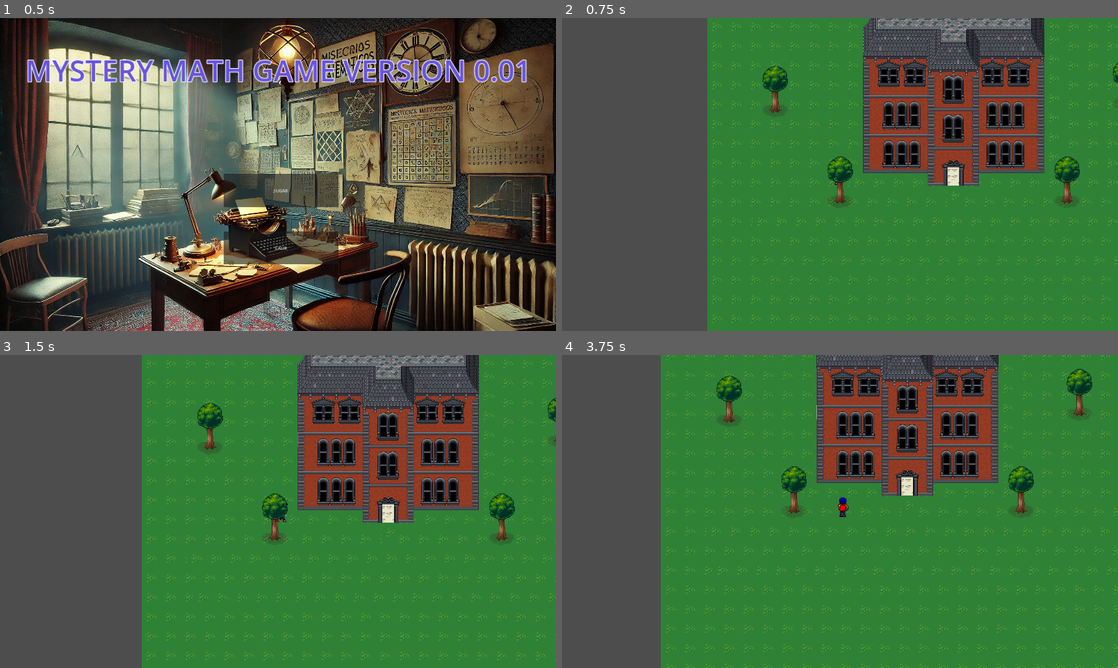
Above: before the commit, frames 1-4 (two rows, left to right).
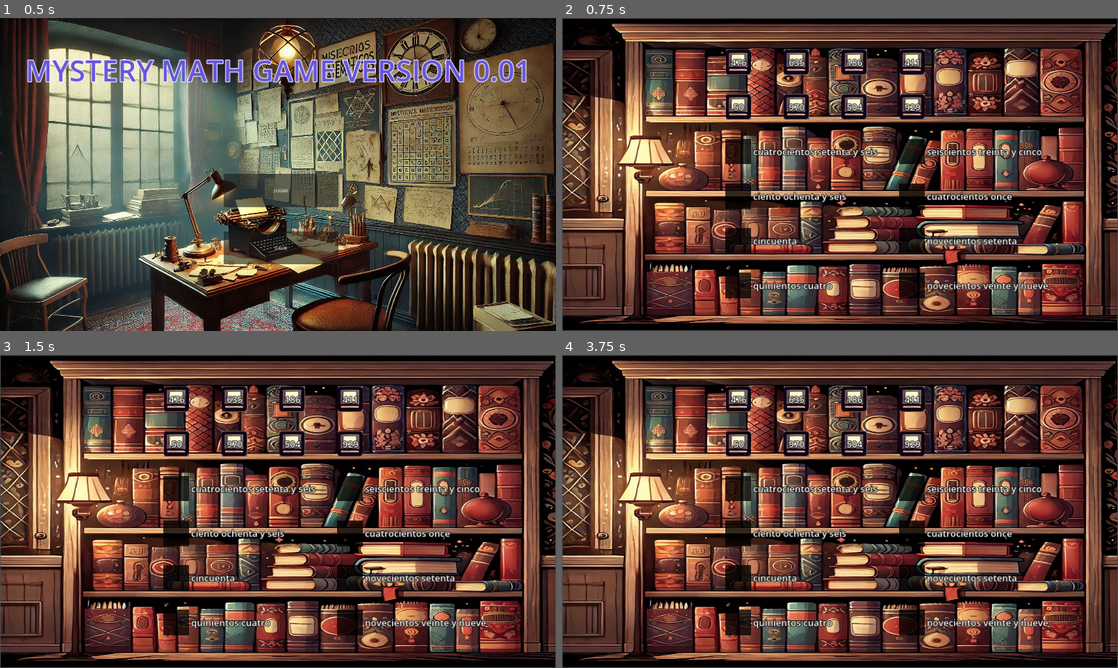
Above: after the commit, the same moments.

Repository: BurneoDanny/MysteryMathGame
Game: Godot game, scene res://scenes/menu.tscn
Two runs of this game, one before a commit and one after it. Both use one fixed random seed, a clock stepped at 60 frames per second and the inputs below.
Inputs (mouse positions are in pixels of both pictures, inside the frame that each line leads up to):
- Up to frame 1 (0.5 s): no input
- Up to frame 2 (0.75 s): click "JUGAR" at 0.5 s
- Up to frame 3 (1.5 s): tap Enter at 1.25 s; move the mouse to (400, 495) at 1.27 s; press the mouse at (400, 495) at 1.28 s; hold Right (ui_right) from 1.28 s (still down)
- Up to frame 4 (3.75 s): move the mouse to (728, 527) at 2.02 s; release Right (ui_right) at 2.03 s; release the mouse at (728, 527) at 2.03 s; hold Down (ui_down) 2.03-2.78 s; click (728, 527) at 2.1 s; move the mouse to (895, 442) at 2.77 s; press the mouse at (895, 442) at 2.78 s; hold Right (ui_right) 2.78-3.53 s; move the mouse to (812, 574) at 3.52 s; release the mouse at (812, 574) at 3.53 s; hold Up (ui_up) from 3.53 s (still down); click (812, 574) at 3.6 s

Frame 1 is identical in both runs. In frame 2, 98% of the frame differs, in the area x 0-100%, y 0-100%; in frame 3, 98%; in frame 4, 98%.

Commit message:
working on 3rd minigame

Diff:
--- a/scenes/library/thirdMiniGame/draggableObject.tscn
+++ b/scenes/library/thirdMiniGame/draggableObject.tscn
@@ -1,10 +1,15 @@
-[gd_scene load_steps=4 format=3 uid="uid://cmac4lfkilyyr"]
+[gd_scene load_steps=5 format=3 uid="uid://cmac4lfkilyyr"]
 
 [ext_resource type="Script" path="res://scripts/library/dragObject.gd" id="1_ftrv1"]
 [ext_resource type="Texture2D" uid="uid://c6d3ai0luxlsv" path="res://assets/biblioteca/matchbook/book_tileset.jpeg" id="1_mb8yn"]
 
 [sub_resource type="RectangleShape2D" id="RectangleShape2D_rc3ly"]
 size = Vector2(89, 88.5)
+
+[sub_resource type="LabelSettings" id="LabelSettings_dodp8"]
+font_size = 32
+outline_size = 8
+outline_color = Color(0, 0, 0, 1)
 
 [node name="draggableObject" type="Node2D"]
 z_index = 1
@@ -18,8 +23,16 @@
 [node name="Area2D" type="Area2D" parent="."]
 
 [node name="CollisionShape2D" type="CollisionShape2D" parent="Area2D"]
-position = Vector2(0, -0.25)
 shape = SubResource("RectangleShape2D_rc3ly")
+
+[node name="Label" type="Label" parent="."]
+offset_left = -36.0
+offset_top = -21.0
+offset_right = 37.0
+offset_bottom = 24.0
+label_settings = SubResource("LabelSettings_dodp8")
+horizontal_alignment = 1
+vertical_alignment = 1
 
 [connection signal="body_entered" from="Area2D" to="." method="_on_area_2d_body_entered"]
 [connection signal="body_exited" from="Area2D" to="." method="_on_area_2d_body_exited"]
--- a/scenes/library/thirdMiniGame/dropzone.tscn
+++ b/scenes/library/thirdMiniGame/dropzone.tscn
@@ -1,9 +1,14 @@
-[gd_scene load_steps=3 format=3 uid="uid://c2njlrdlcuycn"]
+[gd_scene load_steps=4 format=3 uid="uid://c2njlrdlcuycn"]
 
 [ext_resource type="Script" path="res://scripts/library/dropzone.gd" id="1_8vxxj"]
 
 [sub_resource type="RectangleShape2D" id="RectangleShape2D_qa154"]
 size = Vector2(88, 88)
+
+[sub_resource type="LabelSettings" id="LabelSettings_s382g"]
+font_size = 32
+outline_size = 8
+outline_color = Color(0, 0, 0, 1)
 
 [node name="StaticBody2D" type="StaticBody2D" groups=["dropzone"]]
 script = ExtResource("1_8vxxj")
@@ -13,8 +18,18 @@
 offset_top = -47.0
 offset_right = 43.0
 offset_bottom = 41.0
+color = Color(0, 0, 0, 0.772549)
 
 [node name="CollisionShape2D" type="CollisionShape2D" parent="."]
 position = Vector2(-1, -3)
 shape = SubResource("RectangleShape2D_qa154")
 debug_color = Color(0.891248, 0.198822, 0.63841, 0.42)
+
+[node name="Label" type="Label" parent="."]
+offset_left = 50.0
+offset_top = -25.0
+offset_right = 123.0
+offset_bottom = 20.0
+label_settings = SubResource("LabelSettings_s382g")
+horizontal_alignment = 1
+vertical_alignment = 1
--- a/scenes/library/thirdMiniGame/minigame.tscn
+++ b/scenes/library/thirdMiniGame/minigame.tscn
@@ -11,18 +11,35 @@
 scale = Vector2(1.87109, 1.04785)
 texture = ExtResource("1_ppylg")
 
-[node name="BooksGrid" type="GridContainer" parent="."]
-offset_left = -736.0
-offset_top = -475.0
-offset_right = 839.0
-offset_bottom = -175.0
+[node name="Control" type="Control" parent="."]
+layout_mode = 3
+anchors_preset = 0
+offset_left = -958.0
+offset_top = -536.0
+offset_right = 958.0
+offset_bottom = 536.0
+
+[node name="BooksGrid" type="GridContainer" parent="Control"]
+layout_mode = 1
+anchors_preset = 5
+anchor_left = 0.5
+anchor_right = 0.5
+offset_top = 148.0
+offset_bottom = 148.0
+grow_horizontal = 2
+theme_override_constants/h_separation = 100
 columns = 4
 
-[node name="DropGrid" type="GridContainer" parent="."]
-offset_left = -209.0
-offset_top = 157.0
-offset_right = 202.0
-offset_bottom = 482.0
+[node name="DropGrid" type="GridContainer" parent="Control"]
+layout_mode = 1
+anchors_preset = 7
+anchor_left = 0.5
+anchor_top = 1.0
+anchor_right = 0.5
+anchor_bottom = 1.0
+grow_horizontal = 2
+grow_vertical = 0
+theme_override_constants/h_separation = 500
 columns = 2
 
 [node name="Camera2D" type="Camera2D" parent="."]
--- a/scripts/library/dragObject.gd
+++ b/scripts/library/dragObject.gd
@@ -22,12 +22,12 @@
 			else:
 				tween.tween_property(self, 'global_position', position, 0.2).set_ease(Tween.EASE_OUT)
 
+
 func _on_area_2d_body_entered(body: Node2D) -> void:
 	if body.is_in_group('dropzone'):
 		body.modulate = Color(Color.BLACK,1)
 		is_inside_dropzone = true
 		body_ref = body
-
 
 
 func _on_area_2d_body_exited(body: Node2D) -> void:
--- a/scripts/library/dropzone.gd
+++ b/scripts/library/dropzone.gd
@@ -3,7 +3,6 @@
 
 # Called when the node enters the scene tree for the first time.
 func _ready() -> void:
-	modulate = Color(Color.BLACK, 0.4)
 	pass # Replace with function body.
 
 
--- a/scripts/library/library.gd
+++ b/scripts/library/library.gd
@@ -3,28 +3,77 @@
 var book = preload('res://scenes/library/thirdMiniGame/draggableObject.tscn')
 var dropzone = preload('res://scenes/library/thirdMiniGame/dropzone.tscn')
 
-@onready var books_grid = $BooksGrid
-@onready var drop_grid = $DropGrid
+@onready var books_grid = $Control/BooksGrid
+@onready var drop_grid = $Control/DropGrid
 
 var min_books = 4
-var max_books = 12
+var max_books = 8
 
 func _ready() -> void:
 	var num_books = randi_range(min_books / 2, max_books / 2) * 2
 	generate_books_and_zones(num_books)
 
 func generate_books_and_zones(num_books: int) -> void:
-	var spacing = 100
-	for i in range(num_books):
-		var book_instance = book.instantiate()
-		var wrapper = Control.new()  # Crear un nodo padre compatible
-		wrapper.add_child(book_instance)  # Agregar el libro al wrapper
-		books_grid.add_child(wrapper)
-		print("Book position: ", book_instance.position)
 
 	for i in range(num_books):
+		var random_number = randi_range(1, 999)
+		var number_in_words = convert_number_to_words(random_number)  # Convertir a texto
+
+		var book_instance = book.instantiate()
+		var wrapper = Control.new()
+		wrapper.custom_minimum_size = Vector2(100, 150)
+
+		# Asignar texto en español al Label existente
+		var number_label = book_instance.get_node("Label")  # Asegúrate de que "Label" sea el nombre del nodo en tu escena
+		if number_label:
+			number_label.text = str(random_number)
+		wrapper.add_child(book_instance)
+
+		# Añadir el wrapper al GridContainer
+		books_grid.add_child(wrapper)
+		print("Book added to grid with number in words:", number_in_words)
+
 		var dropzone_instance = dropzone.instantiate()
-		var wrapper = Control.new()  # Crear un nodo padre compatible
-		wrapper.add_child(dropzone_instance)  # Agregar el libro al wrapper
-		drop_grid.add_child(wrapper)
-		print("Dropzone position: ", dropzone_instance.position)
+		var drop_wrapper = Control.new()  # Crear un nodo `Control` que actuará como contenedor
+		drop_wrapper.custom_minimum_size = Vector2(100, 150)
+		var drop_number_label = dropzone_instance.get_node("Label")  # Asegúrate de que "Label" sea el nombre del nodo en tu escena
+		if drop_number_label:
+			drop_number_label.text = number_in_words
+		drop_wrapper.add_child(dropzone_instance)
+		drop_grid.add_child(drop_wrapper)  # Añadir el wrapper al GridContainer
+		print("Dropzone added to grid with number in words:", number_in_words)
+
+# Función para convertir números a texto en español
+func convert_number_to_words(number: int) -> String:
+	var units = ["", "uno", "dos", "tres", "cuatro", "cinco", "seis", "siete", "ocho", "nueve"]
+	var teens = ["diez", "once", "doce", "trece", "catorce", "quince", "dieciséis", "diecisiete", "dieciocho", "diecinueve"]
+	var tens = ["", "", "veinte", "treinta", "cuarenta", "cincuenta", "sesenta", "setenta", "ochenta", "noventa"]
+	var hundreds = ["", "ciento", "doscientos", "trescientos", "cuatrocientos", "quinientos", "seiscientos", "setecientos", "ochocientos", "novecientos"]
+
+	if number == 0:
+		return "cero"
+	if number == 100:
+		return "cien"
+
+	var words = ""
+	var hundreds_digit = number / 100
+	var tens_digit = (number % 100) / 10
+	var units_digit = number % 10
+
+	if hundreds_digit > 0:
+		words += hundreds[hundreds_digit] + " "
+
+	if tens_digit == 1:
+		words += teens[units_digit]
+		return words.strip_edges()
+
+	if tens_digit > 1:
+		words += tens[tens_digit]
+		if units_digit > 0:
+			words += " y " + units[units_digit]
+		return words.strip_edges()
+
+	if units_digit > 0:
+		words += units[units_digit]
+
+	return words.strip_edges()
--- a/scripts/menu.gd
+++ b/scripts/menu.gd
@@ -5,7 +5,7 @@
 
 
 func _on_button_pressed() -> void:
-	get_tree().change_scene_to_file("res://scenes/TileMap.tscn")
+	get_tree().change_scene_to_file("res://scenes/library/thirdMiniGame/minigame.tscn")
 
 
 
